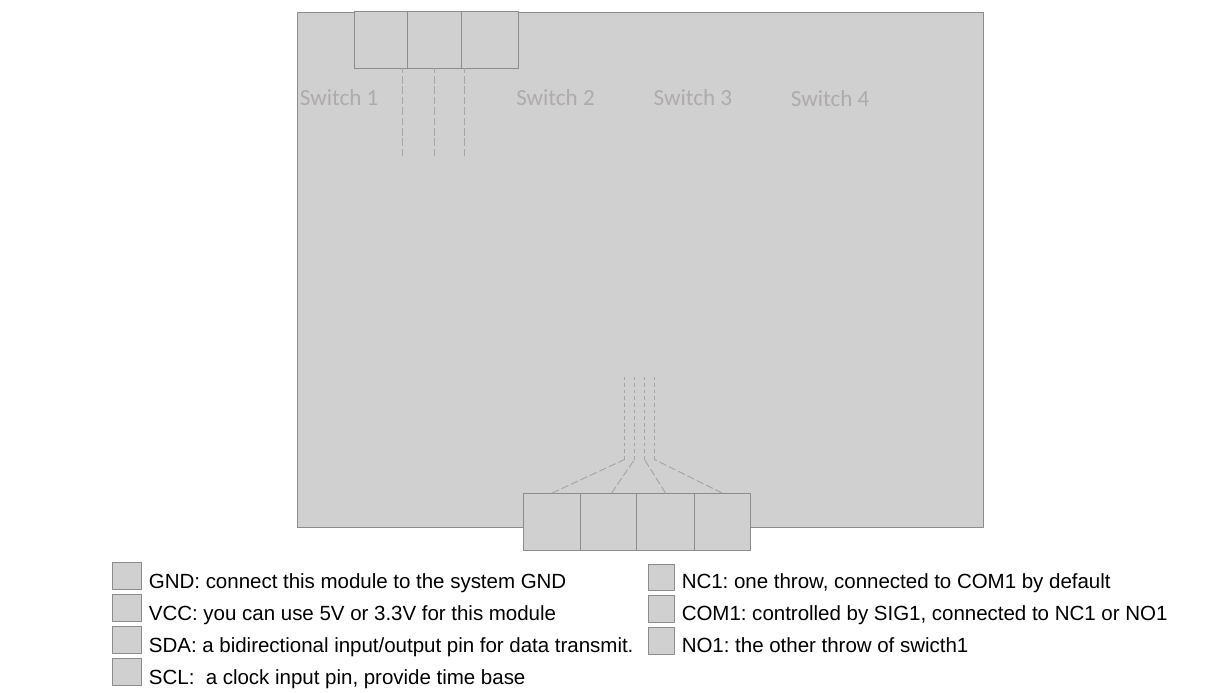
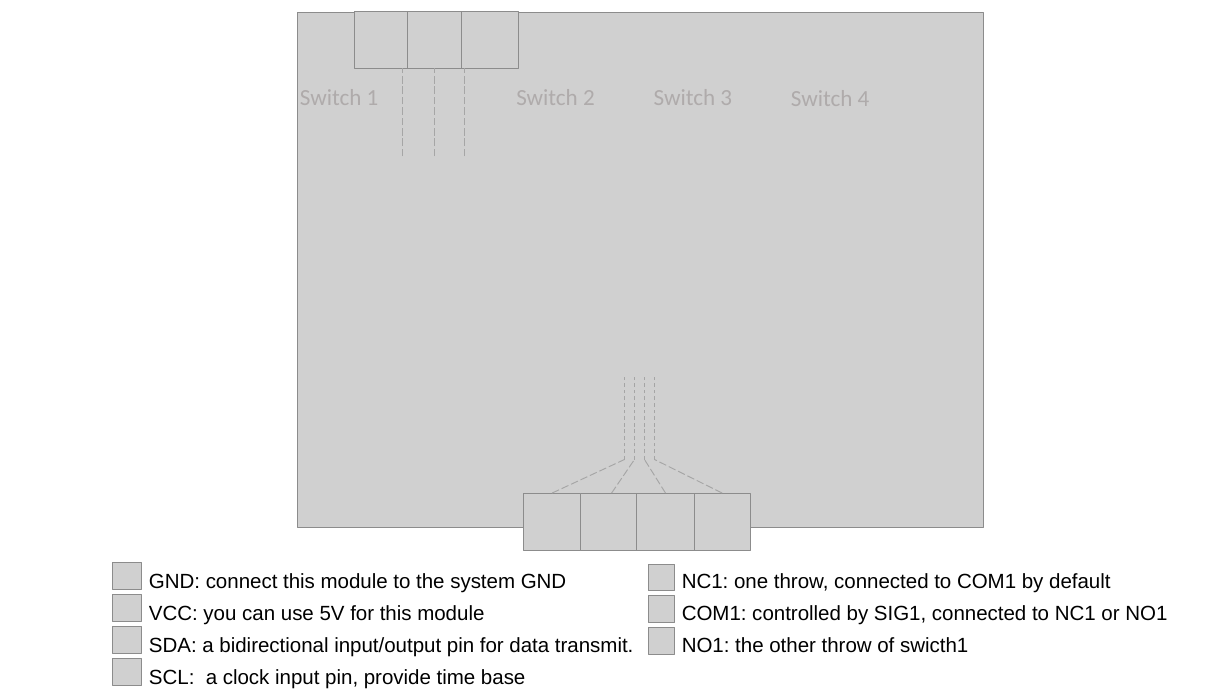
Before and after one commit to SeeedDocument/Grove-4-Channel_SPDT_Relay, a slide deck: slide 1 of img/pin_map.pptx. Drawn at 1232x693 pixels with LibreOffice and Linux fonts; fonts in the diff are those of the drawing; grey boxes stand for pictures. Boxes give left, top, right and bottom in pixels: in the first picture for what was removed or moved away, otherwise in the second. Text is boxed around its words. In the diff, an @@ line names an element or a change of style, - is before the commit and + after.

```diff
--- a/img/pin_map.pptx
+++ b/img/pin_map.pptx
@@ text at box(149, 605, 484, 625): text changed @@
-VCC: you can use 5V or 3.3V for this module
+VCC: you can use 5V for this module
```
Also in this commit, not shown: 1 other file.
